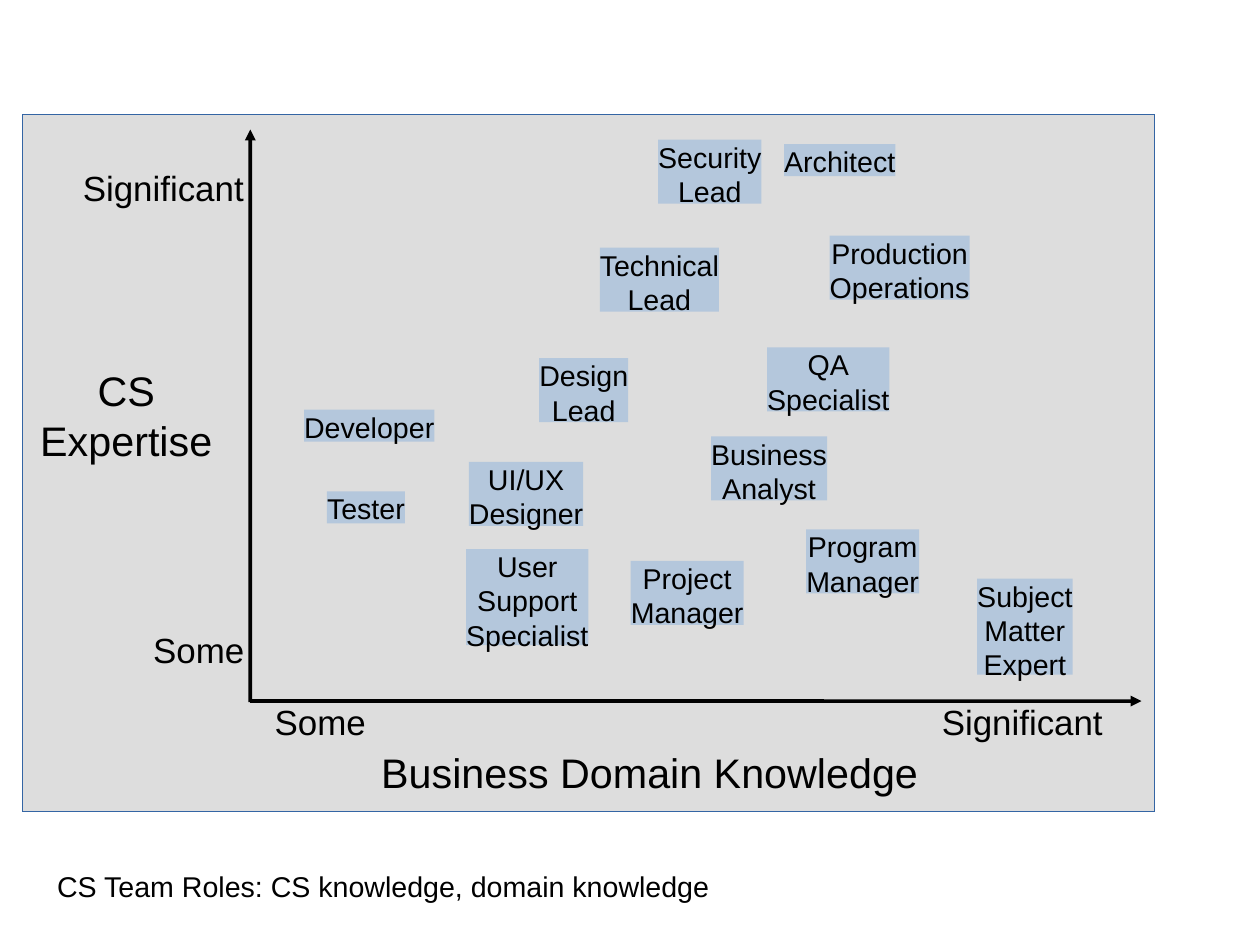
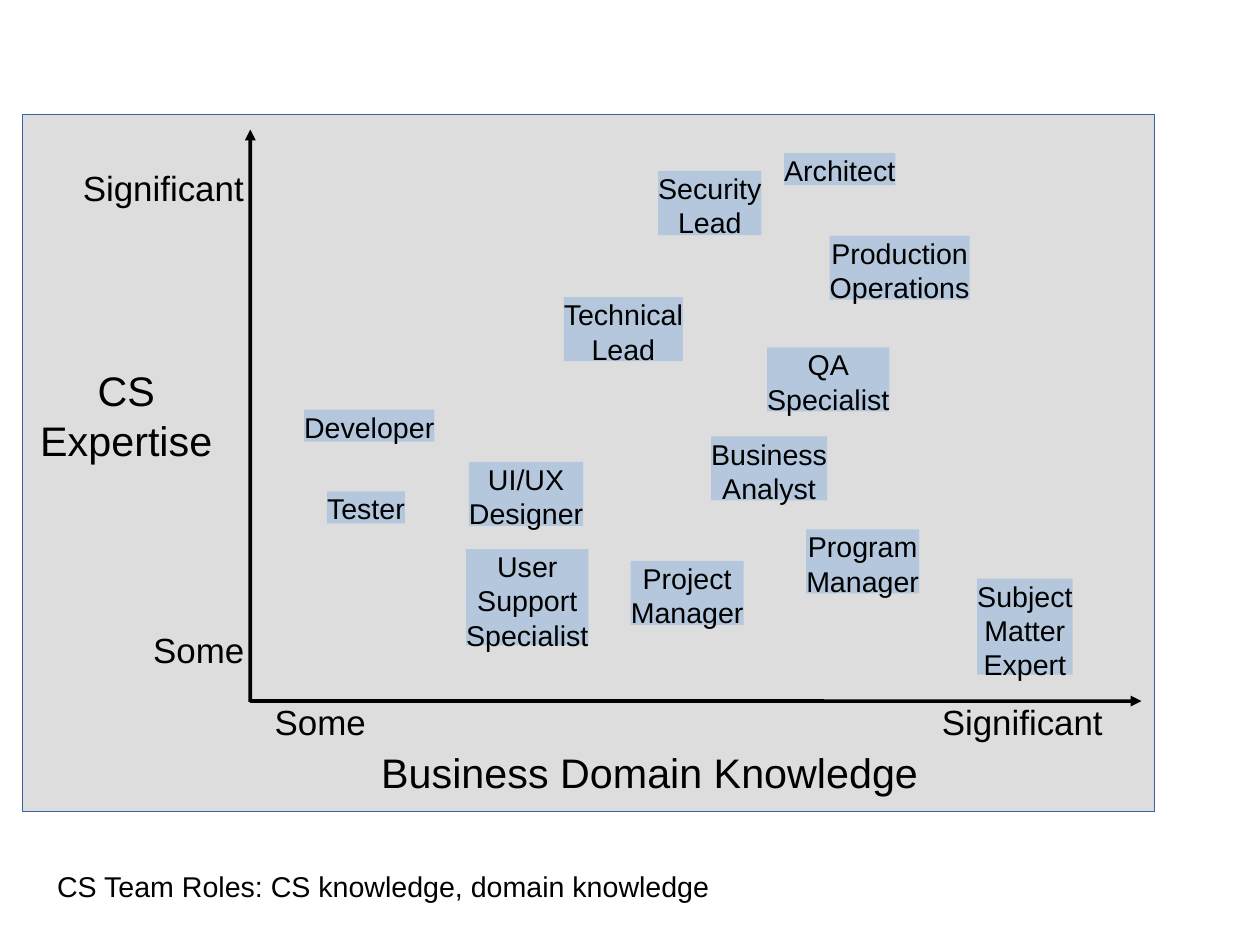
Before and after one commit to DaveRead/python-intro-book, a slide deck: slide 20 of figs2/PythonBookImages.odp. Drawn at 1260x945 pixels with LibreOffice and Linux fonts; fonts in the diff are those of the drawing. Boxes give left, top, right and bottom in pixels: in the first picture for what was removed or moved away, otherwise in the second. Text is boxed around its words. In the diff, an @@ line names an element or a change of style, - is before the commit and + after.

Commit message:
Removed design lead as separate role. Tech lead covers it

```diff
--- a/figs2/PythonBookImages.odp
+++ b/figs2/PythonBookImages.odp
@@ rectangle "Security Lead": place and size @@
-rectangle "Security Lead" at [659, 139, 761, 204]
+rectangle "Security Lead" at [659, 172, 761, 236]
@@ rectangle "Architect": place and size @@
-rectangle "Architect" at [784, 144, 895, 176]
+rectangle "Architect" at [784, 153, 895, 185]
@@ rectangle "Technical Lead": place and size @@
-rectangle "Technical Lead" at [600, 248, 719, 312]
+rectangle "Technical Lead" at [564, 297, 683, 361]
@@ rectangle removed at [540, 358, 629, 422] @@
-Design
-Lead
```
Also in this commit, not shown: 1 other file.
